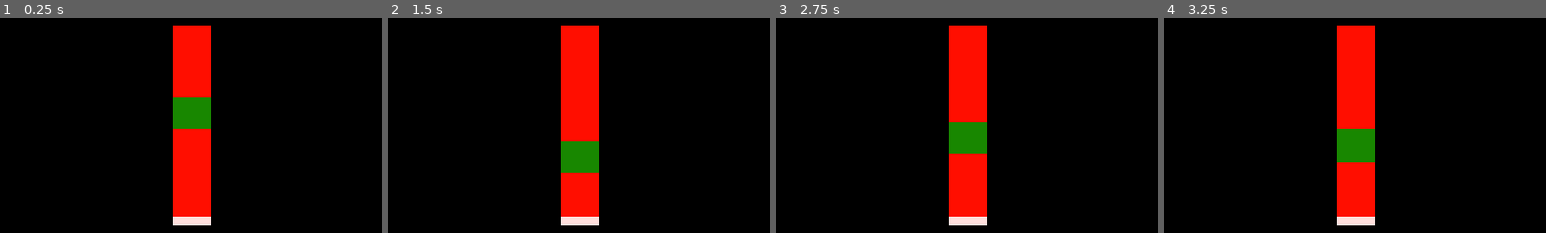
Above: before the commit, frames 1-4 (left to right).
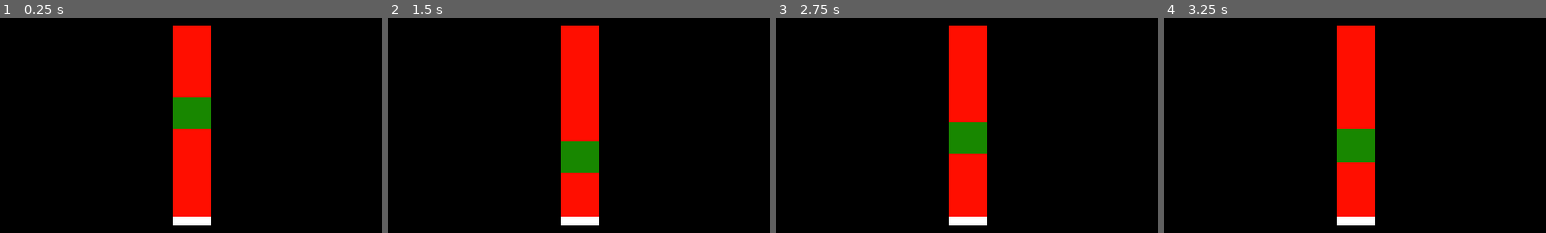
Above: after the commit, the same moments.

Repository: dabantoibarguen/Mullu-PGJ2026
Game: Godot game, scene res://pesca/barra_pesca.tscn
Two runs of this game, one before a commit and one after it. Both use one fixed random seed, a clock stepped at 60 frames per second and the inputs below.
Inputs (mouse positions are % of the whole screen's width and height, from its top left):
- Up to frame 1 (0.25 s): no input
- Up to frame 2 (1.5 s): tap Enter at 0.5 s; move the mouse to (72, 45) at 0.52 s; tap Space at 0.77 s; move the mouse to (30, 55) at 1.27 s
- Up to frame 3 (2.75 s): tap Space at 1.52 s; move the mouse to (60, 28) at 2.02 s
- Up to frame 4 (3.25 s): move the mouse to (45, 70) at 2.77 s; tap Space at 3.02 s
The pictures show only the part of the screen within x 25-75%, y 24-74%; the shares and areas given below are measured in that part.

The runs differ from the first frame. In frame 1, 0.4% of the frame differs, in the area x 45-56%, y 92-97%; in frame 2, 0.4%; in frame 3, 0.4%; in frame 4, 0.4%.

Commit message:
Detect player bar inside green area (PSC)

Diff:
--- a/pesca/barra_pesca.gd
+++ b/pesca/barra_pesca.gd
@@ -10,7 +10,11 @@
 @export var green_time = 1
 
 var player_h
+var player_y
+
 var green_h
+var green_top
+var green_bottom
 
 func _ready() -> void:
 	timer.wait_time = 1
@@ -42,7 +46,16 @@
 
 
 func _physics_process(delta: float) -> void:
-	if (player.position.y + player_h) < lowest_point:
+	green_top = green.position.y
+	green_bottom = green_top+green_h
+	player_y = player.position.y
+	print(player_y)
+	if green_top < (player_y + player_h) and player_y < green_bottom:
+		player.color = Color(32.902, 0.0, 16.728, 1.0)
+	else:
+		player.color = Color(255, 255, 255)
+
+	if (player_y + player_h) < lowest_point:
 		player.position.y += grav * delta * 100
 	else:
 		player.position.y = lowest_point - player_h
